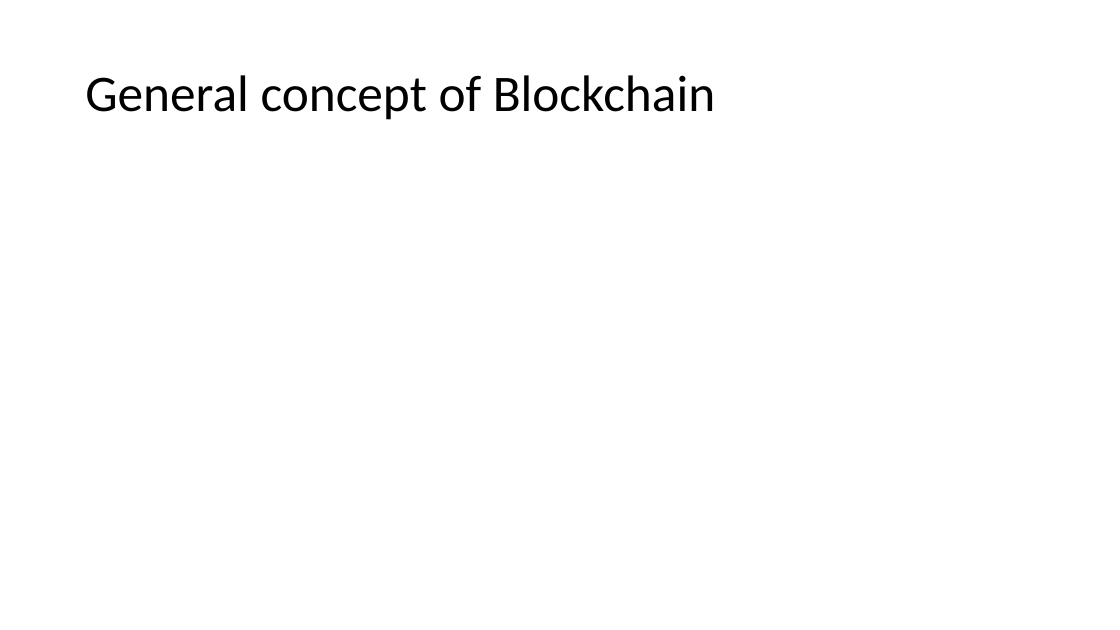
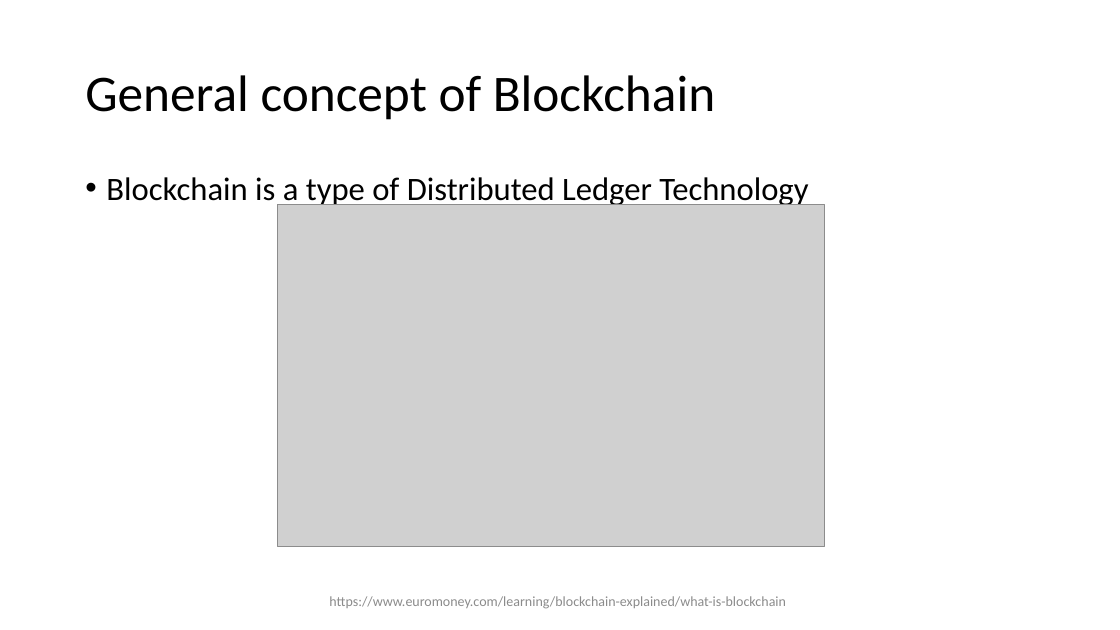
Before and after one commit to ParasDalal/TechNotes, a slide deck: slide 7 of The Future of Blockchain.pptx (slide 8 before the commit). Drawn at 1120x630 pixels with LibreOffice and Linux fonts; fonts in the diff are those of the drawing; grey boxes stand for pictures. Boxes give left, top, right and bottom in pixels: in the first picture for what was removed or moved away, otherwise in the second. Text is boxed around its words. In the diff, an @@ line names an element or a change of style, - is before the commit and + after.

Commit message:
Blockchain

```diff
--- a/The Future of Blockchain.pptx
+++ b/The Future of Blockchain.pptx
@@ text added at box(106, 177, 808, 208), 28 pt, text #000000 @@
+• Blockchain is a type of Distributed Ledger Technology
@@ picture added at box(278, 204, 825, 546) @@
@@ text added at box(329, 596, 786, 609), 12 pt, text #8C8C8C @@
+https://www.euromoney.com/learning/blockchain-explained/what-is-blockchain
```
Also in this commit, not shown: 6 other slides changed, 2 slides removed, 4 other files.
